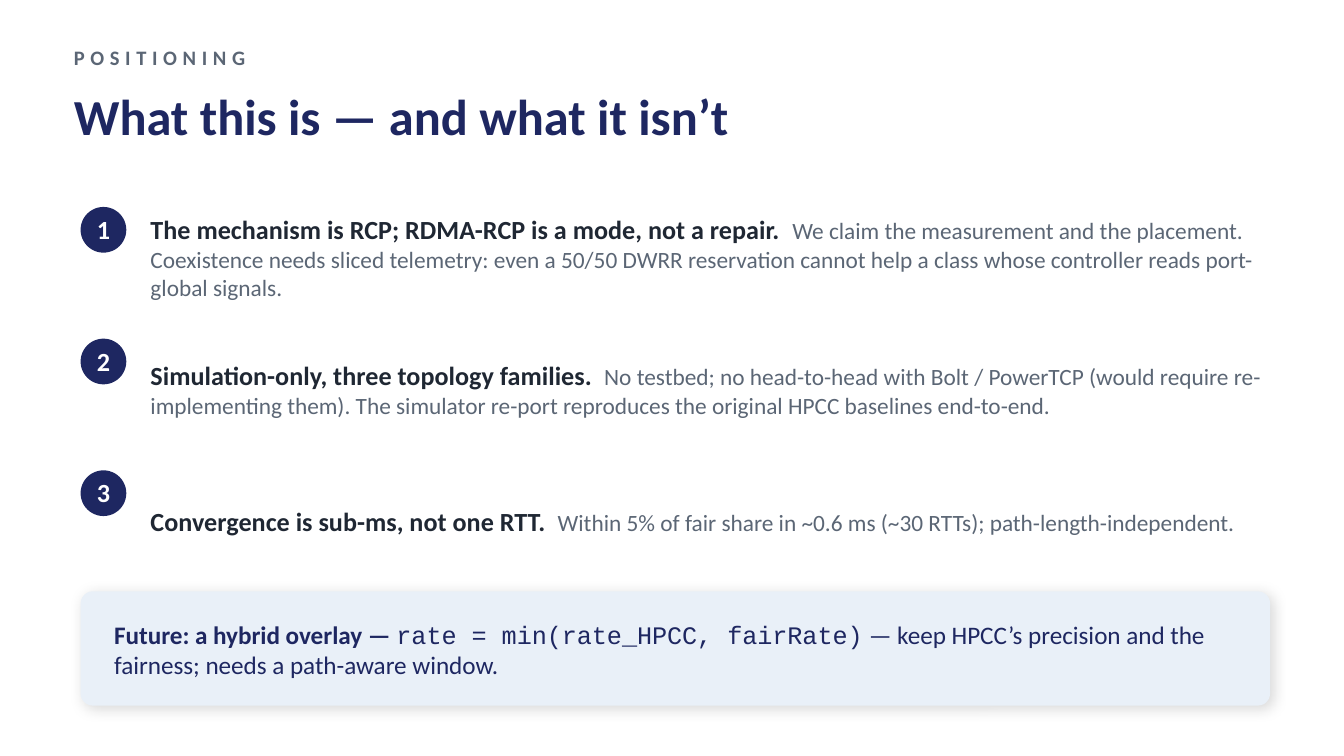
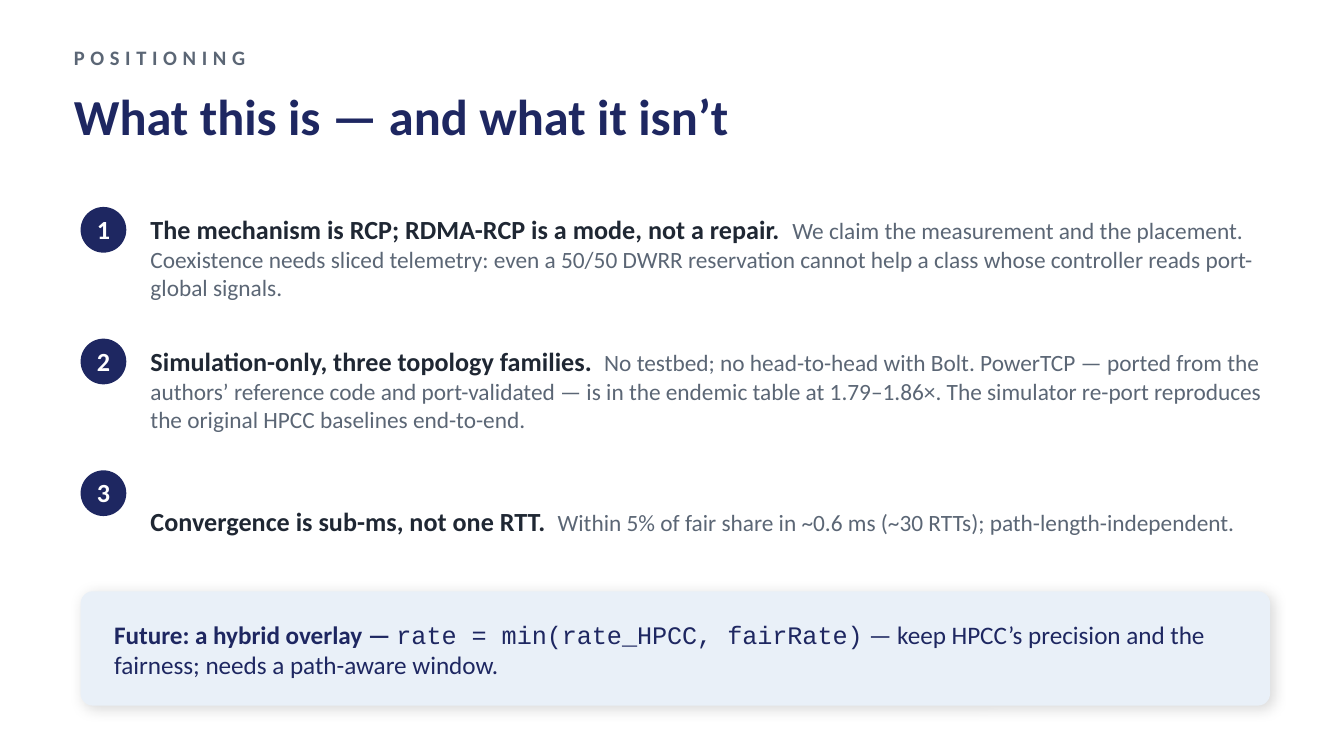
Before and after one commit to UNOCourseDemo/hpcc-fs, a slide deck: slide 16 of examples/hpcc/hpcc-fs/talk/ipccc2026-talk.pptx. Drawn at 1344x756 pixels with LibreOffice and Linux fonts; fonts in the diff are those of the drawing. Boxes give left, top, right and bottom in pixels: in the first picture for what was removed or moved away, otherwise in the second. Text is boxed around its words. In the diff, an @@ line names an element or a change of style, - is before the commit and + after.

```diff
--- a/examples/hpcc/hpcc-fs/talk/ipccc2026-talk.pptx
+++ b/examples/hpcc/hpcc-fs/talk/ipccc2026-talk.pptx
@@ text at <box>150,352,1261,432</box>: text changed @@
-Simulation-only, three topology families. No testbed; no head-to-head with Bolt / PowerTCP (would require re-implementing them). The simulator re-port reproduces the original HPCC baselines end-to-end.
+Simulation-only, three topology families. No testbed; no head-to-head with Bolt. PowerTCP — ported from the authors’ reference code and port-validated — is in the endemic table at 1.79–1.86×. The simulator re-port reproduces the original HPCC baselines end-to-end.
```
Also in this commit, not shown: 2 other slides changed, 1 slide added, 3 other files.
